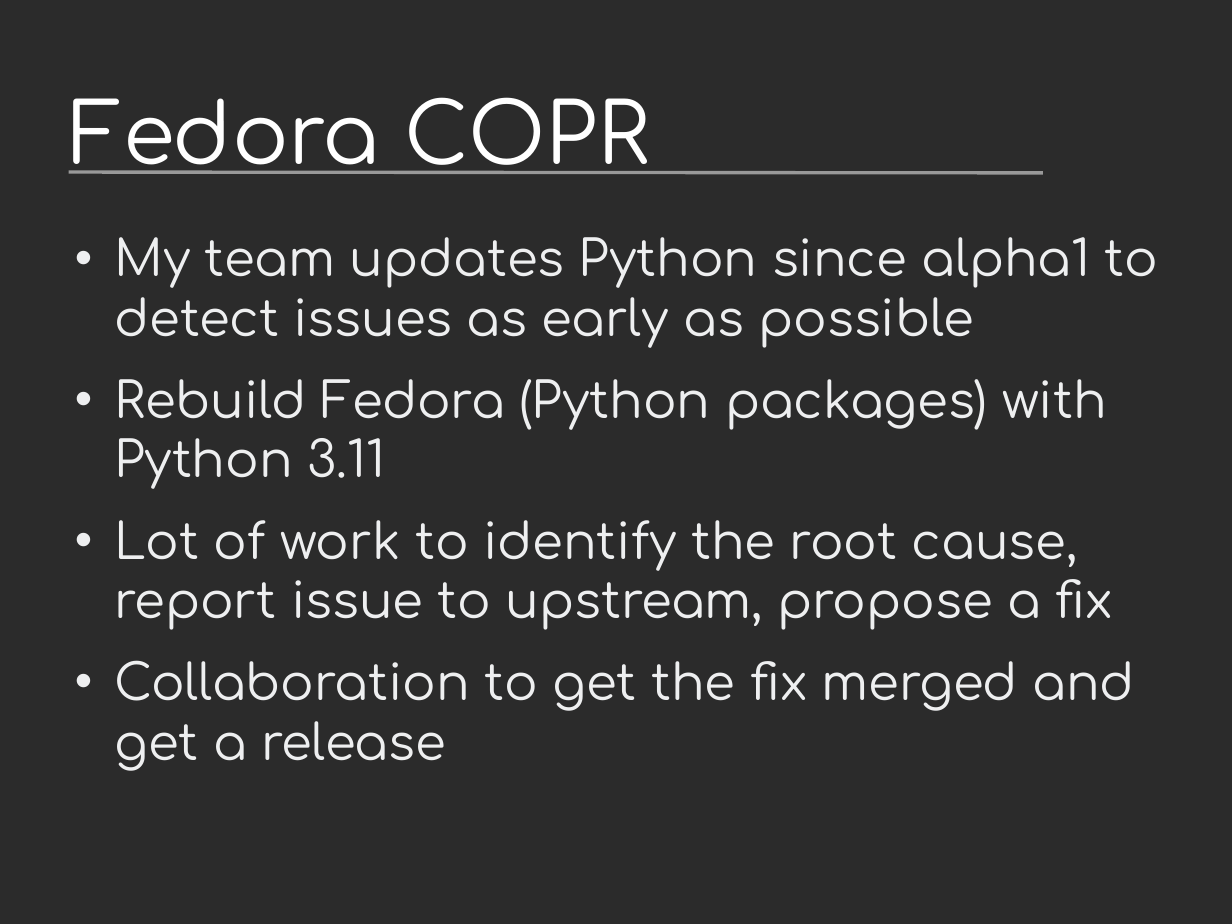
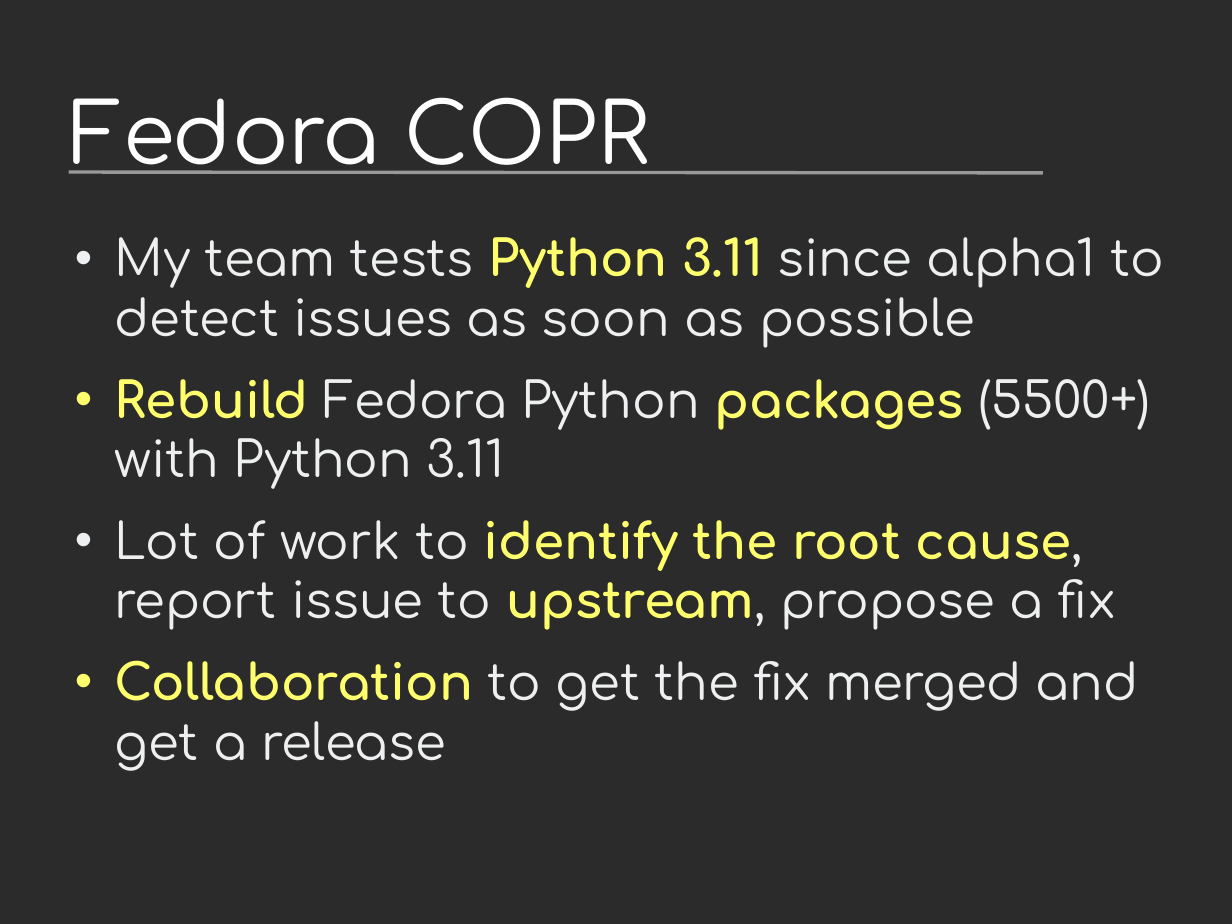
Before and after one commit to vstinner/talks, a slide deck: slide 35 of 2022-PyconAPAC/python-incompatible-changes.odp (slide 25 before the commit). Drawn at 1232x924 pixels with LibreOffice and Linux fonts; fonts in the diff are those of the drawing; background and template pictures are left out; a plain dark background stands for a picture behind light text. Boxes give left, top, right and bottom in pixels: in the first picture for what was removed or moved away, otherwise in the second. Text is boxed around its words. In the diff, an @@ line names an element or a change of style, - is before the commit and + after.

```diff
--- a/2022-PyconAPAC/python-incompatible-changes.odp
+++ b/2022-PyconAPAC/python-incompatible-changes.odp
@@ text at [114,237,1164,489]: text changed @@
-• My team updates Python since alpha1 to detect issues as early as possible
-• Rebuild Fedora (Python packages) with Python 3.11
+• My team tests Python 3.11 since alpha1 to detect issues as soon as possible
+• Rebuild Fedora Python packages (5500+) with Python 3.11
@@ text at [114,520,1138,771]: text colour #EEEFF0 to #FFFF6D, bold on in "identify the root cause, upstream,", "Collaboration" @@
```
Also in this commit, not shown: 16 other slides changed, 12 slides added, 1 slide removed, 1 other file.
